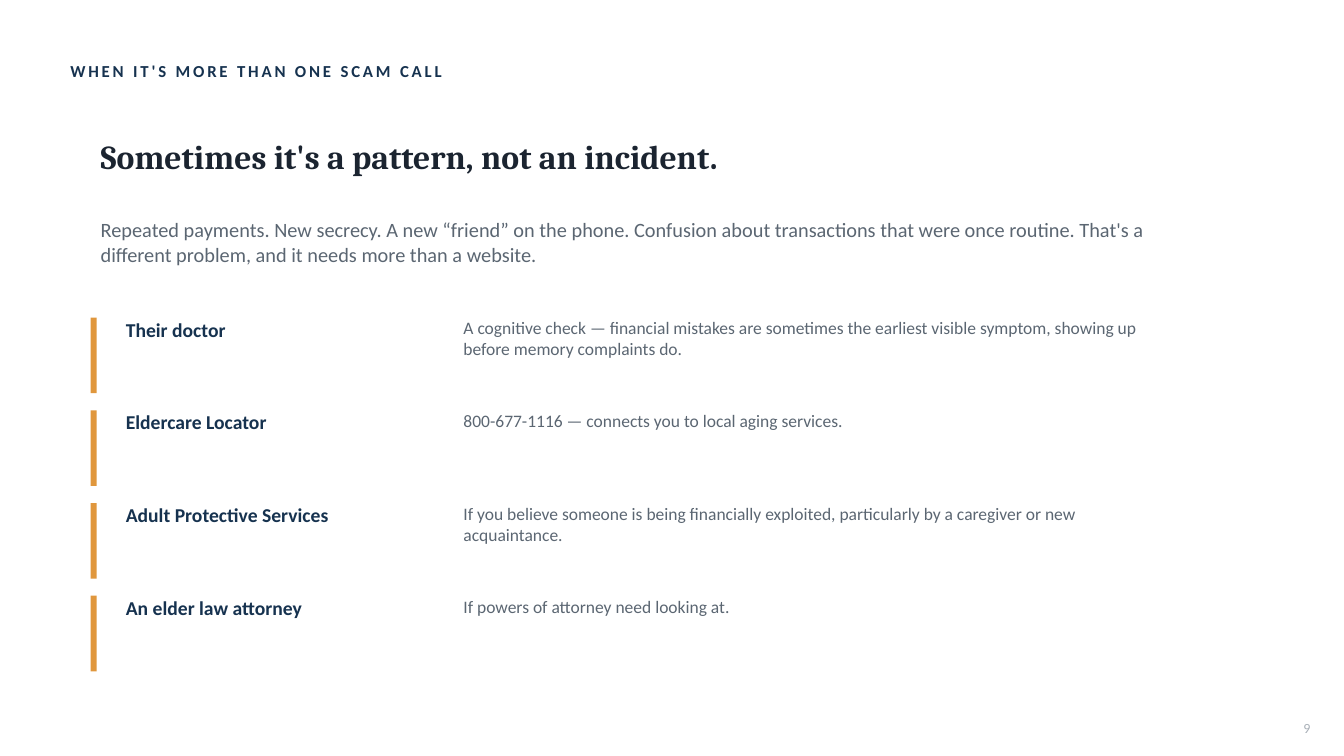
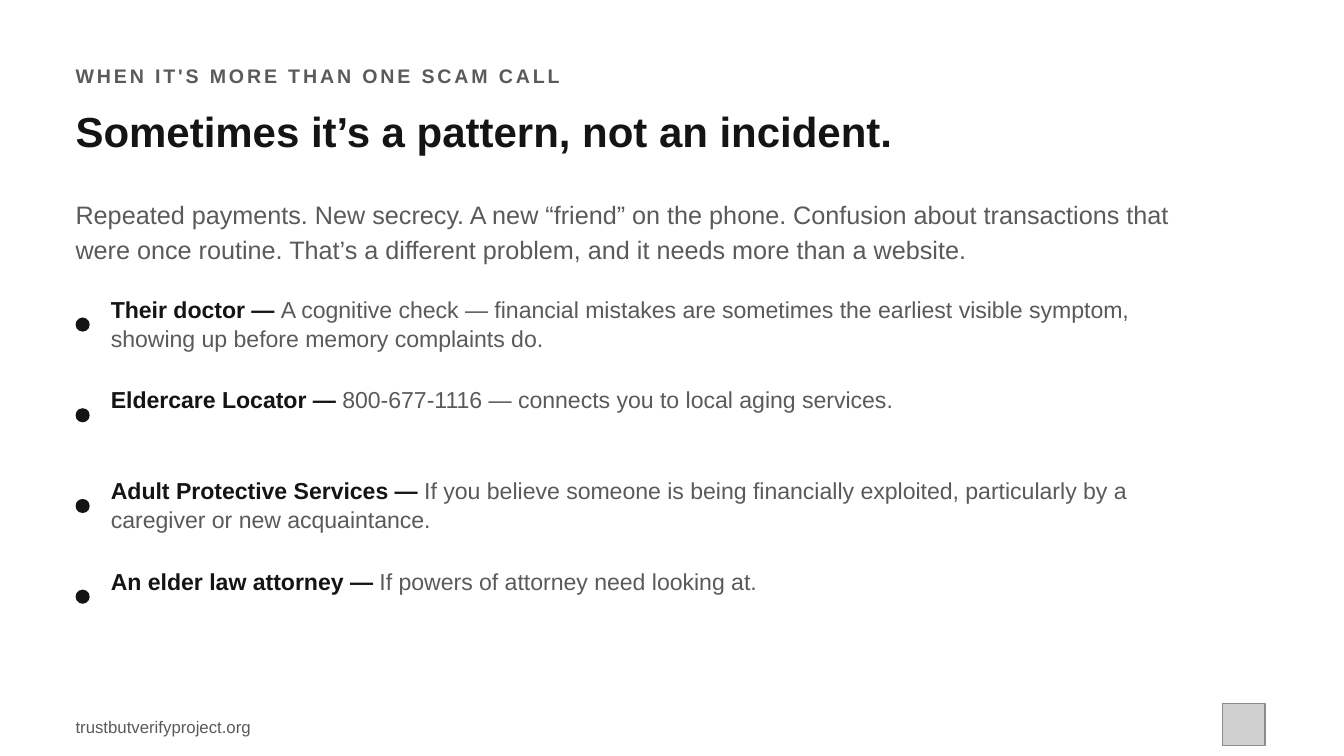
Before and after one commit to brettmorrison/trust-but-verify, a slide deck: slide 9 of formats/talk/trust-but-verify-for-family.pptx. Drawn at 1344x756 pixels with LibreOffice and Linux fonts; fonts in the diff are those of the drawing; grey boxes stand for pictures. Boxes give left, top, right and bottom in pixels: in the first picture for what was removed or moved away, otherwise in the second. Text is boxed around its words. In the diff, an @@ line names an element or a change of style, - is before the commit and + after.

```diff
--- a/formats/talk/trust-but-verify-for-family.pptx
+++ b/formats/talk/trust-but-verify-for-family.pptx
@@ text "WHEN IT'S MORE THAN ONE ..." at (x1=76, y1=69, x2=560, y2=83): size 12 to 14 pt, font Calibri to Arial, text colour #16324F to #5A5A5A @@
@@ text at (x1=76, y1=116, x2=892, y2=156): text changed; size 24 to 30 pt; font Cambria to Arial; text colour #1B2430 to #141414 @@
-Sometimes it's a pattern, not an incident.
+Sometimes it’s a pattern, not an incident.
@@ text "Sometimes it’s a pattern, not ..." at (x1=76, y1=116, x2=892, y2=156): vertical alignment middle to top @@
@@ text at (x1=76, y1=205, x2=1168, y2=264): text changed; size 14.5 to 18 pt; font Calibri to Arial; text colour #5B6672 to #5A5A5A @@
-Repeated payments. New secrecy. A new “friend” on the phone. Confusion about transactions that were once routine. That's a different problem, and it needs more than a website.
+Repeated payments. New secrecy. A new “friend” on the phone. Confusion about transactions that were once routine. That’s a different problem, and it needs more than a website.
@@ ellipse added at (x1=76, y1=318, x2=90, y2=332), fill #141414 @@
@@ rectangle removed at (x1=91, y1=318, x2=97, y2=393) @@
@@ text at (x1=111, y1=301, x2=1129, y2=352): text changed; size 12.5 to 16.5 pt; font Calibri to Arial; text colour #5B6672 to #5A5A5A @@
-A cognitive check — financial mistakes are sometimes the earliest visible symptom, showing up before memory complaints do.
+Their doctor — A cognitive check — financial mistakes are sometimes the earliest visible symptom, showing up before memory complaints do.
@@ text removed at (x1=126, y1=323, x2=225, y2=337) @@
-Their doctor
@@ ellipse added at (x1=76, y1=408, x2=90, y2=422), fill #141414 @@
@@ rectangle removed at (x1=91, y1=410, x2=97, y2=486) @@
@@ text at (x1=111, y1=391, x2=893, y2=413): text changed; size 12.5 to 16.5 pt; font Calibri to Arial; text colour #5B6672 to #5A5A5A @@
-800-677-1116 — connects you to local aging services.
+Eldercare Locator — 800-677-1116 — connects you to local aging services.
@@ text removed at (x1=126, y1=415, x2=266, y2=429) @@
-Eldercare Locator
@@ ellipse added at (x1=76, y1=499, x2=90, y2=513), fill #141414 @@
@@ rectangle removed at (x1=91, y1=503, x2=97, y2=579) @@
@@ text at (x1=111, y1=482, x2=1127, y2=533): text changed; size 12.5 to 16.5 pt; font Calibri to Arial; text colour #5B6672 to #5A5A5A @@
-If you believe someone is being financially exploited, particularly by a caregiver or new acquaintance.
+Adult Protective Services — If you believe someone is being financially exploited, particularly by a caregiver or new acquaintance.
@@ text removed at (x1=126, y1=508, x2=328, y2=522) @@
-Adult Protective Services
@@ ellipse added at (x1=76, y1=590, x2=90, y2=604), fill #141414 @@
@@ rectangle removed at (x1=91, y1=596, x2=97, y2=671) @@
@@ text at (x1=111, y1=573, x2=757, y2=595): text changed; size 14 to 16.5 pt; font Calibri to Arial; text colour #16324F to #5A5A5A; bold off @@
-An elder law attorney
+An elder law attorney — If powers of attorney need looking at.
@@ text removed at (x1=463, y1=601, x2=729, y2=616) @@
-If powers of attorney need looking at.
@@ picture added at (x1=1223, y1=704, x2=1265, y2=746) @@
@@ text added at (x1=76, y1=721, x2=251, y2=737), 12 pt, text #5A5A5A @@
+trustbutverifyproject.org
@@ text removed at (x1=1303, y1=724, x2=1310, y2=733) @@
-9
```
Also in this commit, not shown: 11 other slides changed, 14 other files.
